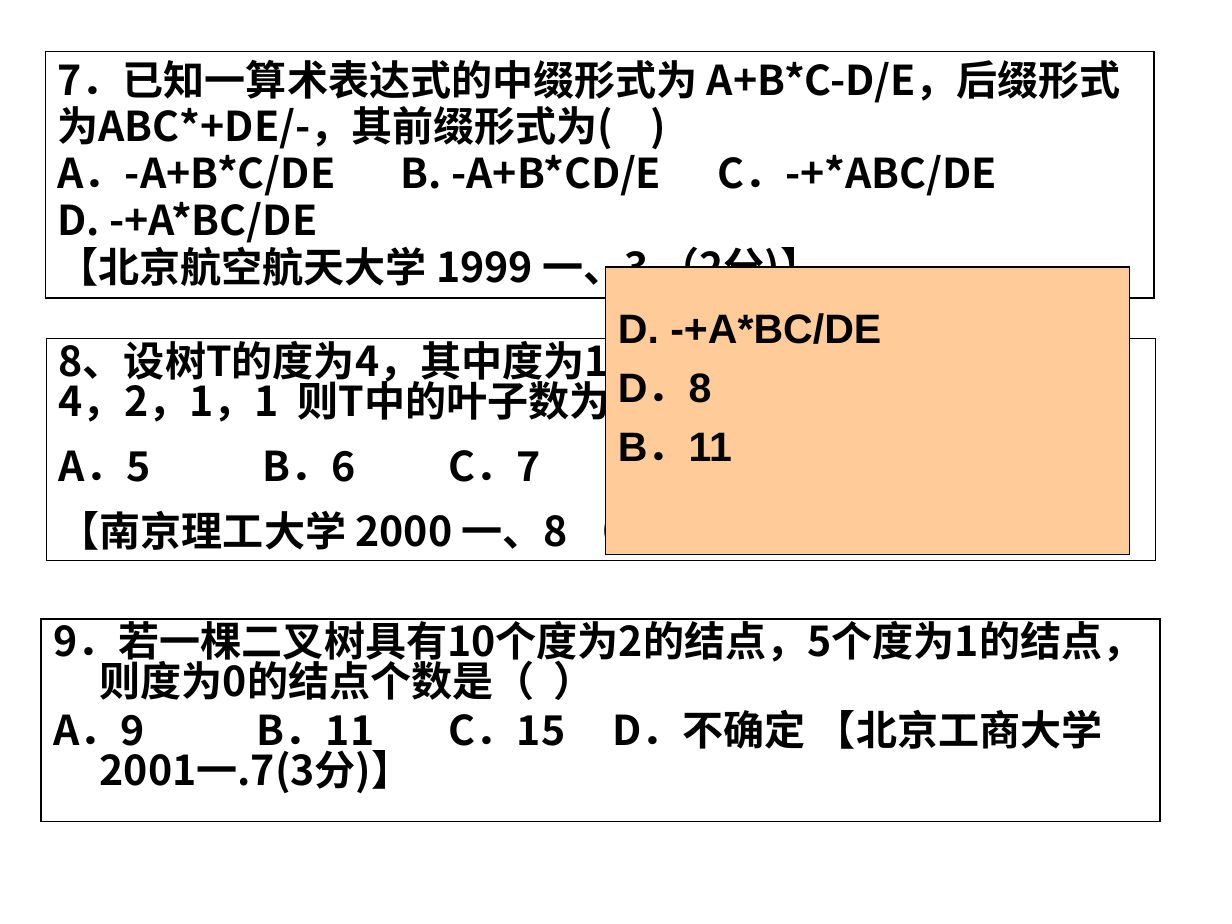
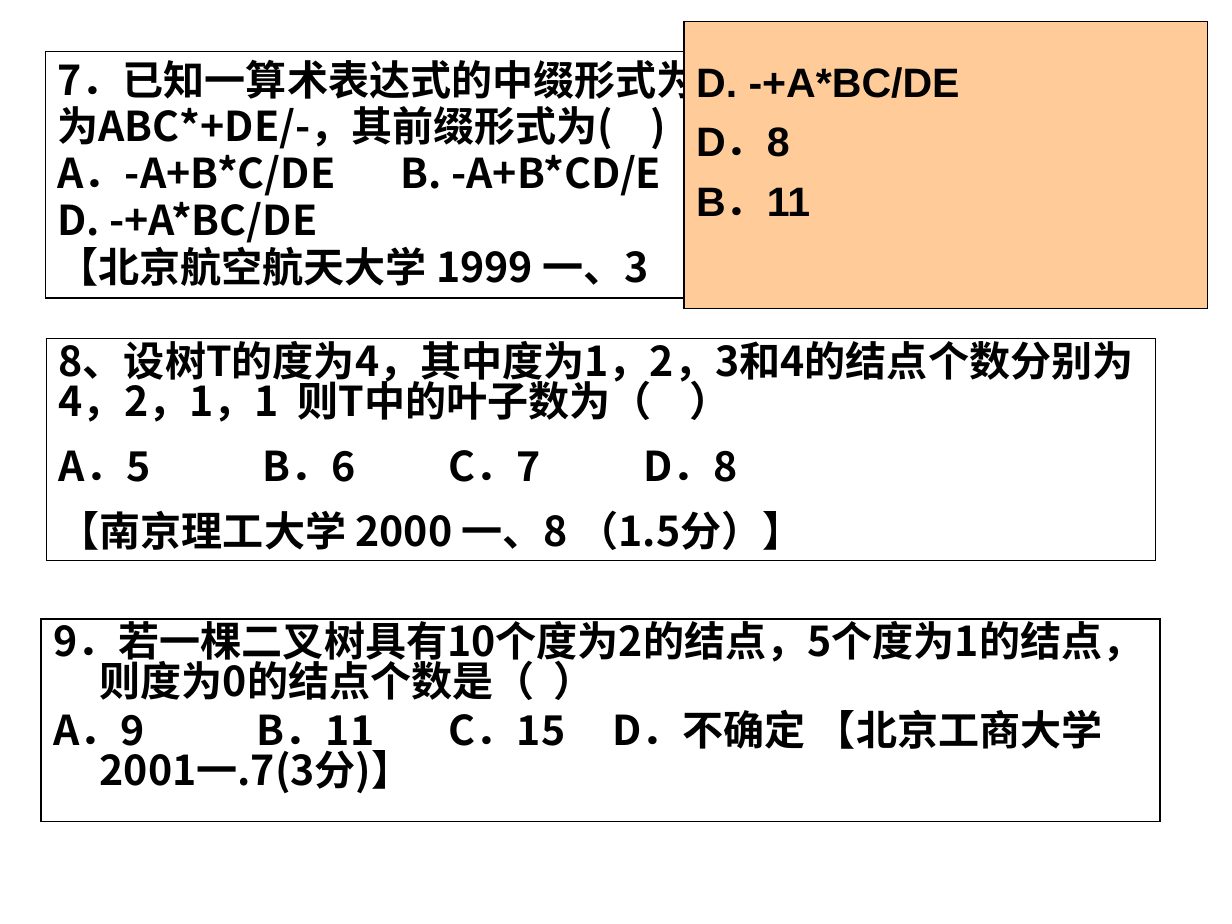
Before and after one commit to LukeLIN-web/curriculum_design, a slide deck: slide 4 of DataStructure/review ppt.ppt. Drawn at 1232x924 pixels with LibreOffice and Linux fonts; fonts in the diff are those of the drawing. Boxes give left, top, right and bottom in pixels: in the first picture for what was removed or moved away, otherwise in the second. Text is boxed around its words. In the diff, an @@ line names an element or a change of style, - is before the commit and + after.

```diff
--- a/DataStructure/review ppt.ppt
+++ b/DataStructure/review ppt.ppt
@@ rectangle "D. -+A*BC/DE": place and size @@
-rectangle "D. -+A*BC/DE" at (606,267,1130,554)
+rectangle "D. -+A*BC/DE" at (684,21,1207,308)
```
Also in this commit, not shown: 6 other slides changed.
